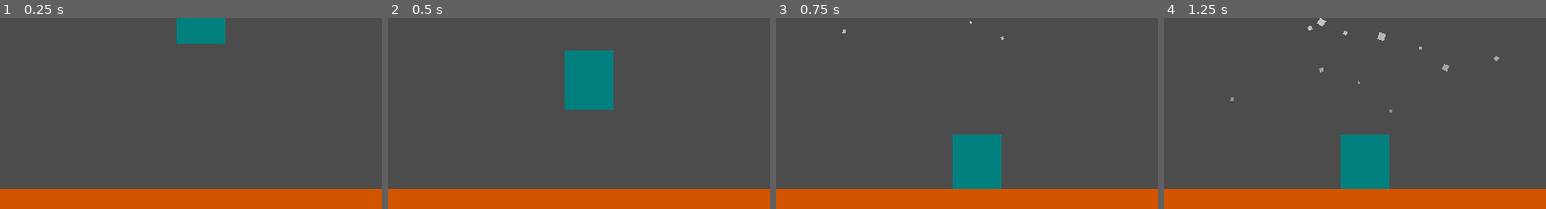
Above: before the commit, frames 1-4 (left to right).
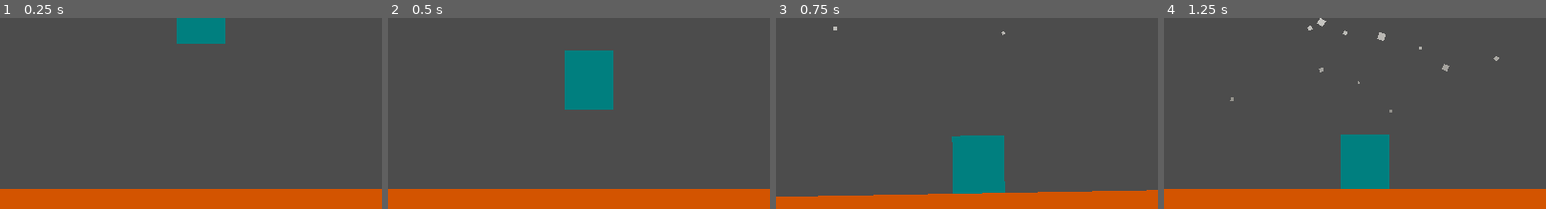
Above: after the commit, the same moments.

Repository: Bipinoli/godot_adventure
Game: Godot game, scene res://scenes/world.tscn
Same seed, same stepped clock (60 frames per second), same inputs: the game is played once before the commit and once after it.
Inputs:
- Up to frame 1 (0.25 s): no input
- Up to frame 2 (0.5 s): no input
- Up to frame 3 (0.75 s): hold Up (ui_up) from 0.53 s (still down)
- Up to frame 4 (1.25 s): keep holding Up (ui_up)

Frames 1-2 are identical in both runs. In frame 3, 2.8% of the frame differs, in the area x 0-100%, y 1-94%; in frame 4, nothing differs.

Commit message:
screen shake effect, hard + soft

Diff:
--- a/second/scenes/world.tscn
+++ b/second/scenes/world.tscn
@@ -17,6 +17,14 @@
 position = Vector2( 538.962, -22.7984 )
 gravity_scale = 20.0
 
+[node name="camera" type="Camera2D" parent="."]
+position = Vector2( 512, 300 )
+rotating = true
+current = true
+script = ExtResource( 5 )
+
+[node name="tween" type="Tween" parent="camera"]
+
 [node name="ground" parent="." instance=ExtResource( 2 )]
 position = Vector2( 545.244, 558.836 )
 rotation = 1.5708
@@ -24,11 +32,6 @@
 [node name="snow_fall" parent="." instance=ExtResource( 3 )]
 position = Vector2( 541.824, -9.24121 )
 z_index = -1
-
-[node name="camera" type="Camera2D" parent="."]
-position = Vector2( 512, 300 )
-current = true
-script = ExtResource( 5 )
 
 [node name="TouchScreenButton" type="TouchScreenButton" parent="."]
 shape = SubResource( 1 )
--- a/second/scripts/cameraInit.gd
+++ b/second/scripts/cameraInit.gd
@@ -13,3 +13,14 @@
 	var zoom = DEFAULT_SCREEN_WIDTH / vw
 	set_zoom(Vector2(zoom, zoom))
 	print("camera zoom: ", get_zoom())
+
+
+func _on_camera_shake():
+	$tween.interpolate_property(self, "zoom", get_zoom()-Vector2(0.2,0.2), get_zoom(), 0.1, Tween.TRANS_LINEAR, Tween.EASE_OUT_IN)
+	$tween.start()
+
+func _on_camera_shake_hard():
+	$tween.interpolate_property(self, "zoom", get_zoom()-Vector2(0.3,0.3), get_zoom(), 0.1, Tween.TRANS_LINEAR, Tween.EASE_OUT_IN)
+	$tween.start()
+	$tween.interpolate_property(self, "rotation", deg2rad(2), get_rotation(), 0.1, Tween.TRANS_LINEAR, Tween.EASE_OUT_IN)
+	$tween.start()
--- a/second/scripts/player.gd
+++ b/second/scripts/player.gd
@@ -5,18 +5,28 @@
 
 export var jump_velocity := 700
 
-var jumped := 0
+signal camera_shake
+signal camera_shake_hard
+
+var jumped := 2
 var wasGrounded := false
 var raycast
 
 func _ready():
 	raycast = get_node("raycast")
+	self.connect("camera_shake", get_node("../camera"), "_on_camera_shake")
+	self.connect("camera_shake_hard", get_node("../camera"), "_on_camera_shake_hard")
+
 
 func _process(delta):
 	if inGround():
 		if not wasGrounded:
 			impactSound()
 			emitDust()
+			if jumped == 2:
+				emit_signal("camera_shake_hard")
+			else:
+				emit_signal("camera_shake")
 			wasGrounded = true
 		if Input.is_action_just_pressed("ui_up"):
 			jump()
